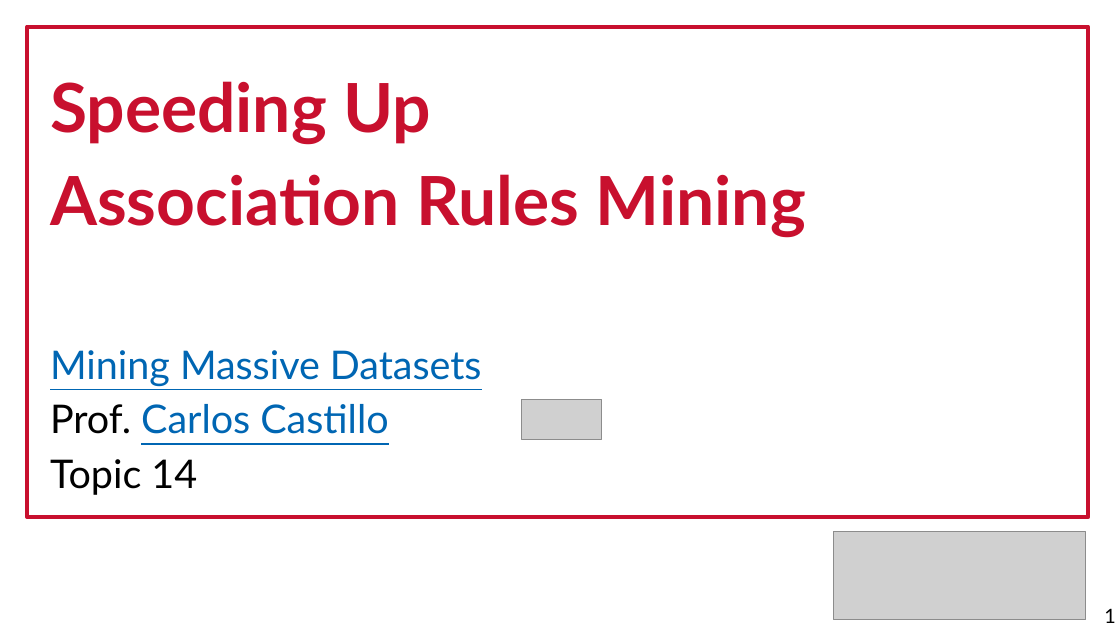
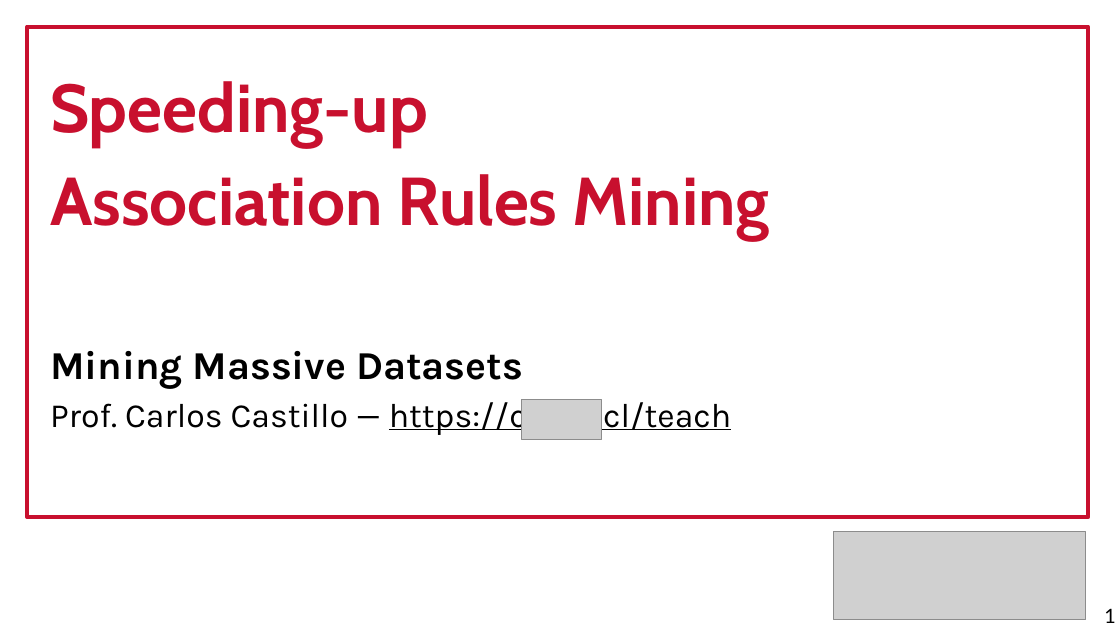
Before and after one commit to chatox/data-mining-course, a slide deck: slide 1 of theory/odp/tt14_improved_rules_mining.odp. Drawn at 1120x630 pixels with LibreOffice and Linux fonts; fonts in the diff are those of the drawing; grey boxes stand for pictures. Boxes give left, top, right and bottom in pixels: in the first picture for what was removed or moved away, otherwise in the second. Text is boxed around its words. In the diff, an @@ line names an element or a change of style, - is before the commit and + after.

```diff
--- a/theory/odp/tt14_improved_rules_mining.odp
+++ b/theory/odp/tt14_improved_rules_mining.odp
@@ text at (x1=50, y1=81, x2=428, y2=147): text changed; font Lato to Cabin @@
-Speeding Up
+Speeding-up
@@ text at (x1=50, y1=174, x2=770, y2=389): font Lato to Cabin in "Association Rules Mining"; font Lato to Karla, text colour #0066B3 to #000000, bold on, underline off in "Mining Massive Datasets" @@
@@ text at (x1=50, y1=399, x2=731, y2=435): text changed; size 28 to 24 pt; font Lato to Karla; text colour #0066B3 to #000000 @@
-Prof. Carlos Castillo
-Topic 14
+Prof. Carlos Castillo — https://chato.cl/teach
```
Also in this commit, not shown: 31 other slides changed, 48 other files.
